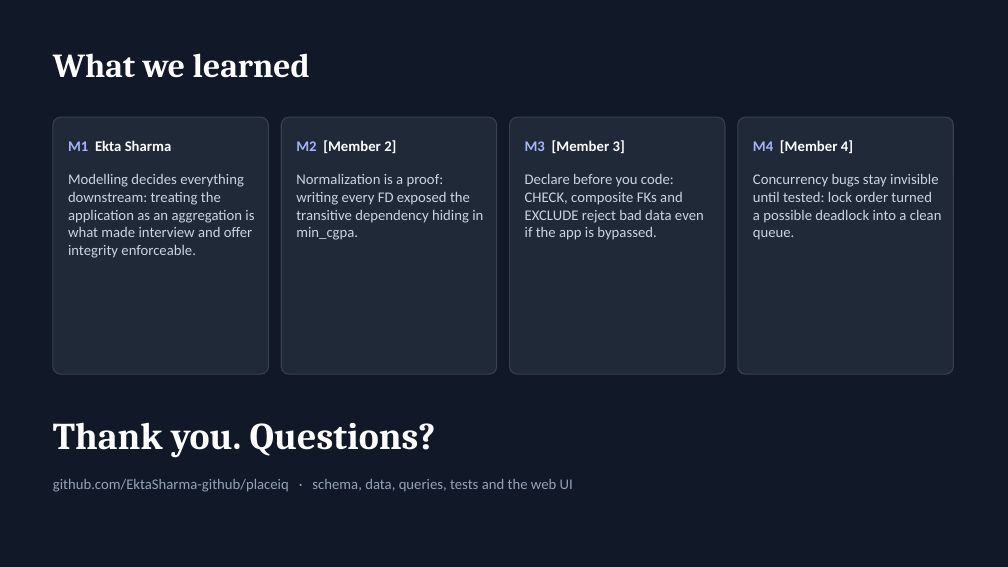
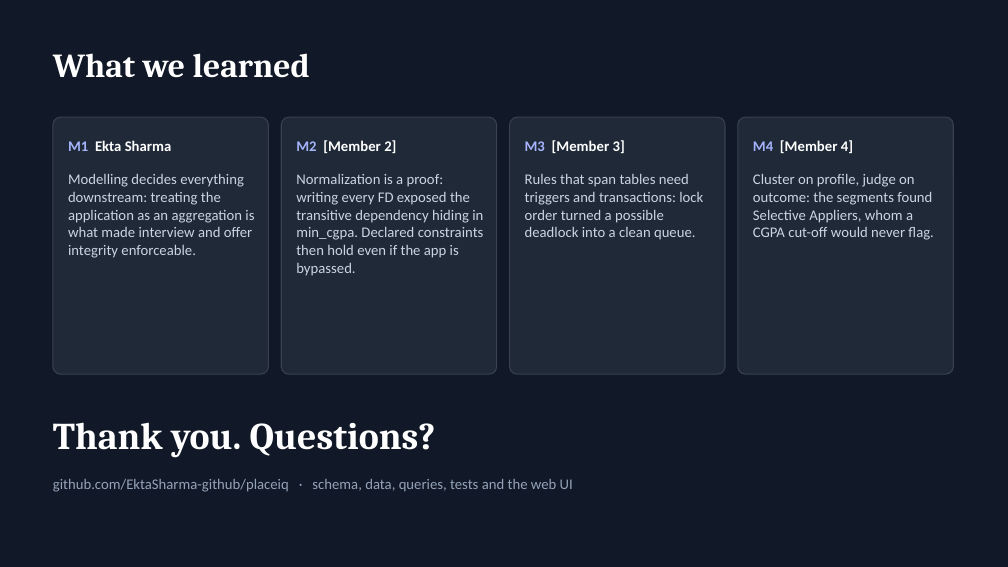
Before and after one commit to EktaSharma-github/placeiq, a slide deck: slide 20 of deliverables/PlaceIQ_Presentation.pptx (slide 18 before the commit). Drawn at 1008x567 pixels with LibreOffice and Linux fonts; fonts in the diff are those of the drawing. Boxes give left, top, right and bottom in pixels: in the first picture for what was removed or moved away, otherwise in the second. Text is boxed around its words. In the diff, an @@ line names an element or a change of style, - is before the commit and + after.

```diff
--- a/deliverables/PlaceIQ_Presentation.pptx
+++ b/deliverables/PlaceIQ_Presentation.pptx
@@ text at (296,174,484,276): text changed @@
-Normalization is a proof: writing every FD exposed the transitive dependency hiding in min_cgpa.
+Normalization is a proof: writing every FD exposed the transitive dependency hiding in min_cgpa. Declared constraints then hold even if the app is bypassed.
@@ text at (525,174,703,240): text changed @@
-Declare before you code: CHECK, composite FKs and EXCLUDE reject bad data even if the app is bypassed.
+Rules that span tables need triggers and transactions: lock order turned a possible deadlock into a clean queue.
@@ text at (753,174,933,240): text changed @@
-Concurrency bugs stay invisible until tested: lock order turned a possible deadlock into a clean queue.
+Cluster on profile, judge on outcome: the segments found Selective Appliers, whom a CGPA cut-off would never flag.
```
Also in this commit, not shown: 7 other slides changed, 2 slides added, 37 other files.
